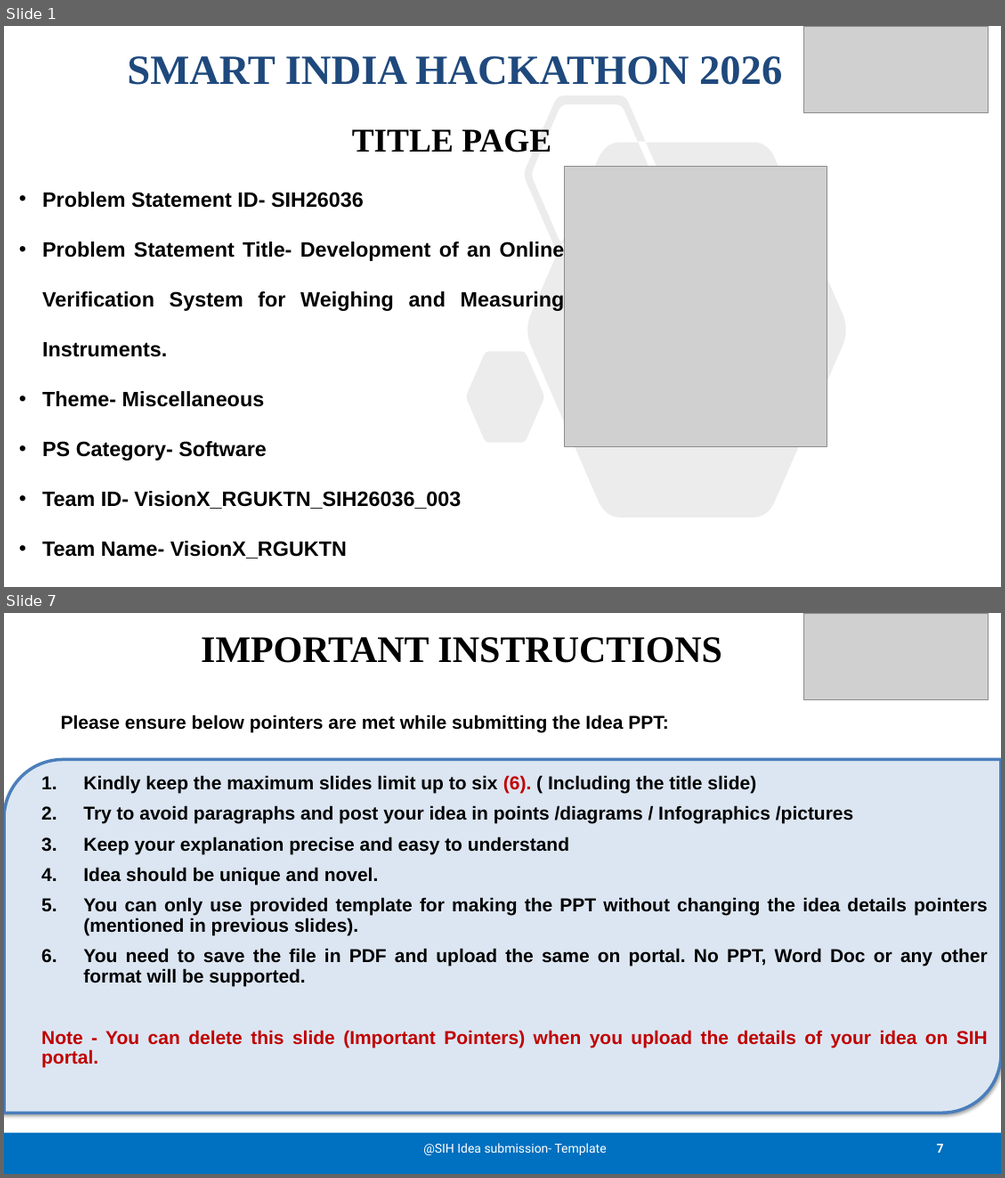
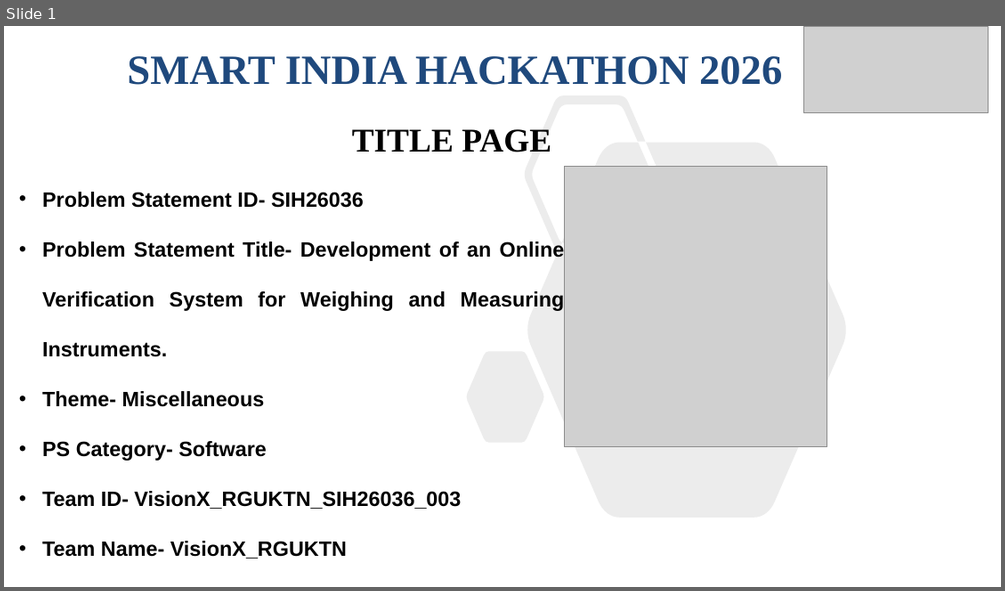
Before and after one commit to Sri-Ram143/SIH-2K26, a slide deck: SIH26036-PPT.pptx. Shown one above the other, each under a label of ours: slides 1 and 7 before the commit, slide 1 after it; the slides between them are not shown. The pictures are 1005x1178 and 1005x591 pixels, drawn with LibreOffice and Linux fonts; fonts in the diff are those of the drawing; grey boxes stand for pictures. Boxes give left, top, right and bottom in pixels: in the first picture for what was removed or moved away, otherwise in the second. Text is boxed around its words. In the diff, an @@ line names an element or a change of style, - is before the commit and + after.

```diff
--- a/SIH26036-PPT.pptx
+++ b/SIH26036-PPT.pptx
@@ slide 7 removed at box(4, 613, 1001, 1174), background #FFFFFF @@
@@ text removed at box(201, 637, 722, 663) @@
-IMPORTANT INSTRUCTIONS
@@ picture removed at box(804, 613, 988, 699) @@
@@ text removed at box(61, 714, 668, 733) @@
-Please ensure below pointers are met while submitting the Idea PPT:
@@ round diag rect removed at box(4, 760, 1001, 1112) @@
@@ text removed at box(41, 775, 987, 1068) @@
-1. Kindly keep the maximum slides limit up to six (6). ( Including the title slide)
-2. Try to avoid paragraphs and post your idea in points /diagrams / Infographics /pictures
-3. Keep your explanation precise and easy to understand
-4. Idea should be unique and novel.
-5. You can only use provided template for making the PPT without changing the idea details pointers (mentioned in previous slides).
-6. You need to save the file in PDF and upload the same on portal. No PPT, Word Doc or any other format will be supported.
-Note - You can delete this slide (Important Pointers) when you upload the details of your idea on SIH portal.
@@ rectangle removed at box(4, 1133, 1001, 1174) @@
@@ text removed at box(423, 1143, 607, 1155) @@
-@SIH Idea submission- Template
@@ page number removed at box(937, 1143, 944, 1152) @@
-7
```
Also in this commit, not shown: 5 slides changed.
